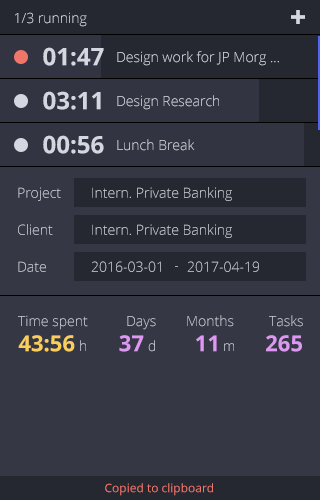
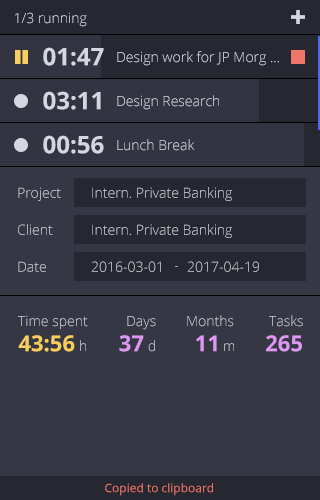
Layers edited between the first and the second 320×500 image:
showed group "Runing Hover State" (1st of 2, in "Display Mini") (22 layers) over left=14, top=50, right=305, bottom=64
hid group "Running State" (1st of 2, in "Display Mini") (21 layers) over left=14, top=50, right=305, bottom=64
